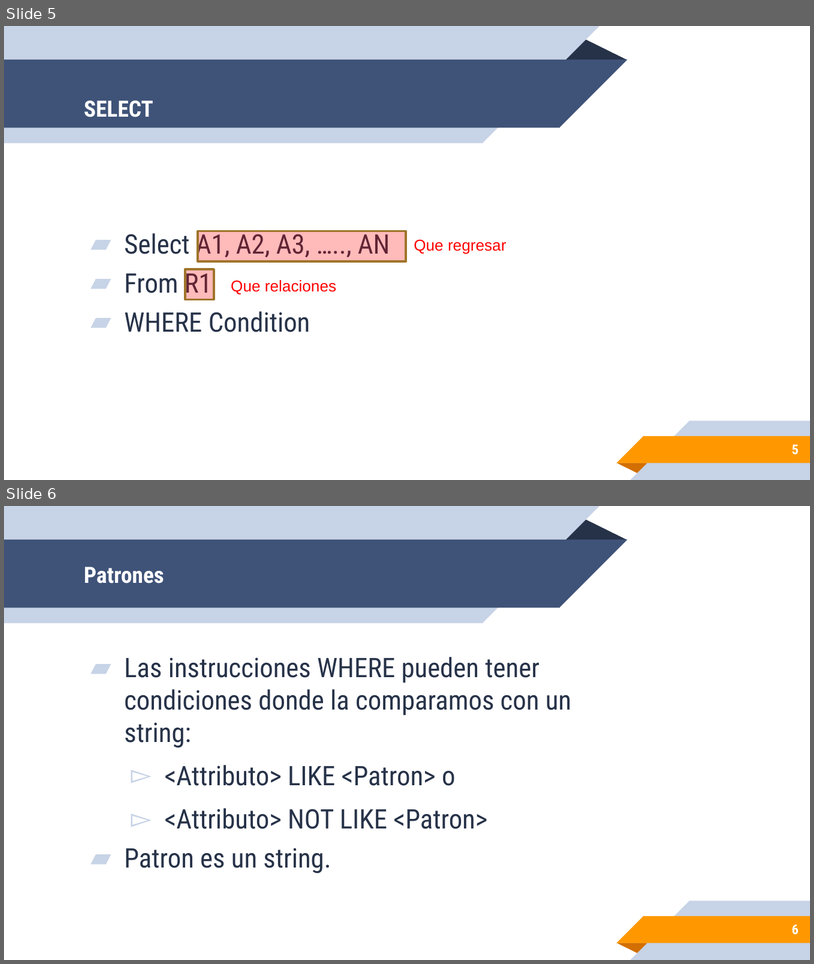
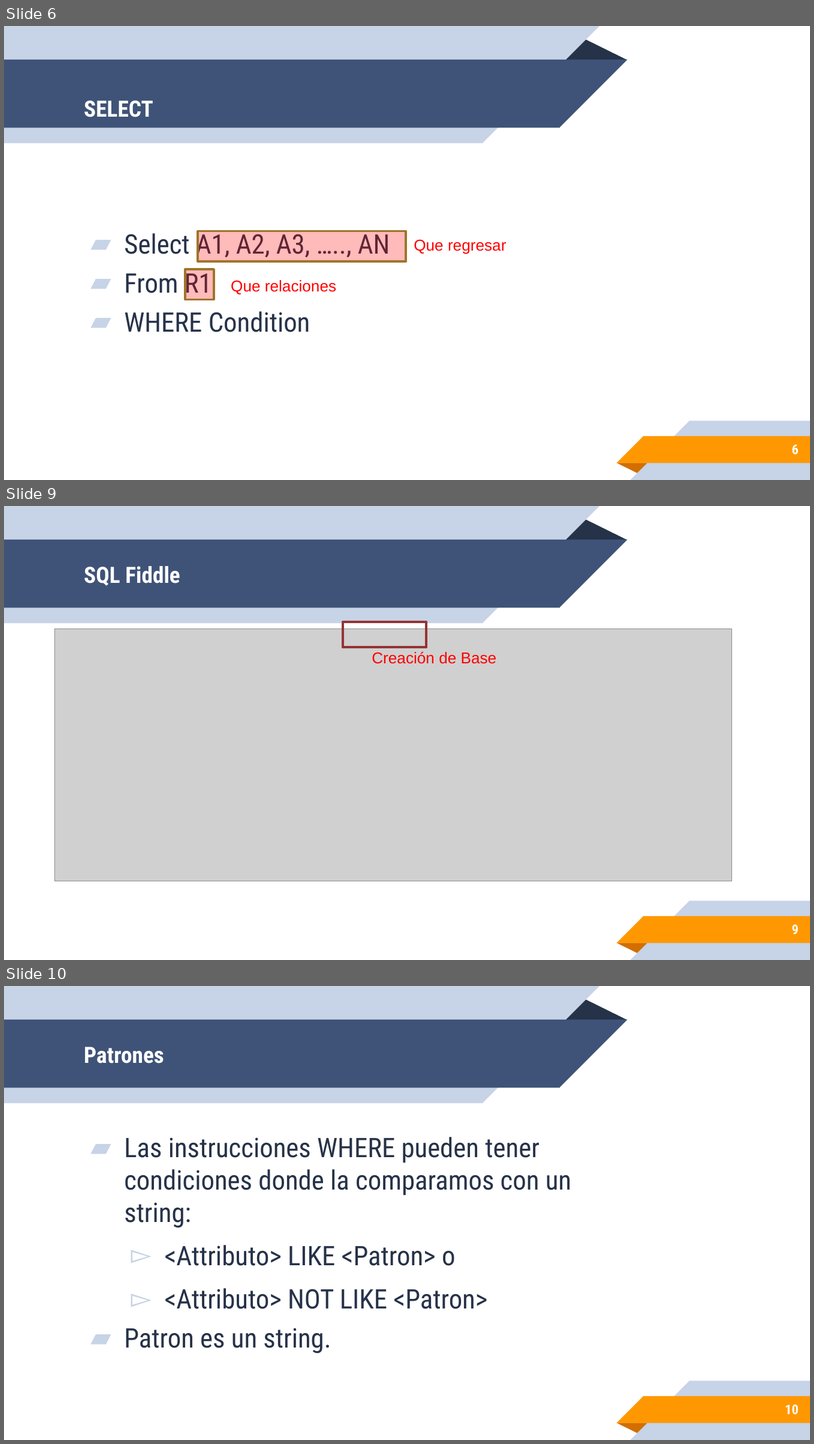
Before and after one commit to leonpalafox/dbclase_2021, a slide deck: Slides/Clase_10_2020.pptx. Shown one above the other, each under a label of ours: slides 5 and 6 before the commit, slides 6, 9 and 10 after it; the slides between them are not shown. The pictures are 814x964 and 814x1444 pixels, drawn with LibreOffice and Linux fonts; fonts in the diff are those of the drawing; grey boxes stand for pictures; background and template pictures are left out. Boxes give left, top, right and bottom in pixels: in the first picture for what was removed or moved away, otherwise in the second. Text is boxed around its words. In the diff, an @@ line names an element or a change of style, - is before the commit and + after.

```diff
--- a/Slides/Clase_10_2020.pptx
+++ b/Slides/Clase_10_2020.pptx
@@ slide 9 added at [4,506,810,960], background #FFFFFF; not listed: 10 template elements that a slide beside it also shows @@
@@ title added at [84,566,180,586], 20 pt, text #FFFFFF, bold @@
+SQL Fiddle
@@ picture added at [55,628,732,880] @@
@@ rectangle added at [342,622,426,647], outline #963334 2.25 pt @@
@@ text added at [372,651,497,664], 14 pt, text #FF0000 @@
+Creación de Base
@@ page number added at [792,924,799,934], 12 pt, text #FFFFFF, bold @@
+9
@@ what was slide 5 is now slide 6 @@
@@ page number at [792,444,799,454]: text changed @@
-5
+6
@@ what was slide 6 is now slide 10 @@
@@ page number at [785,1404,799,1414]: text changed @@
-6
+10
```
Also in this commit, not shown: 3 other slides added, 1 slide removed, 8 other files.
